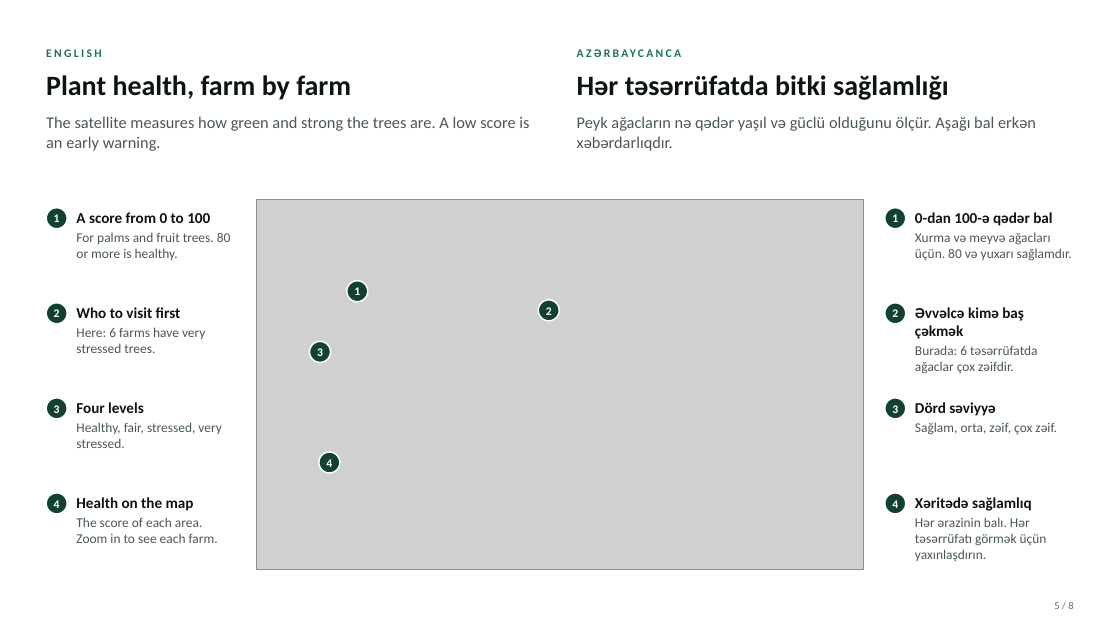
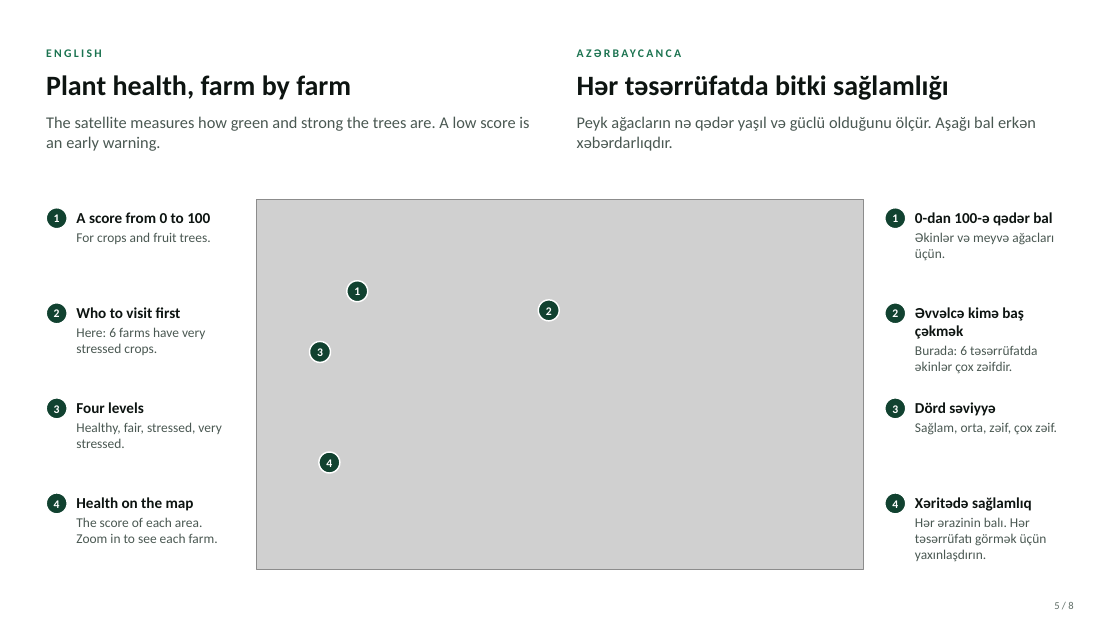
Before and after one commit to romainbigare/adafsa-mockup, a slide deck: slide 5 of docs/ADAFSA_Platform_Tour_EN_AZ.pptx. Drawn at 1120x630 pixels with LibreOffice and Linux fonts; fonts in the diff are those of the drawing; grey boxes stand for pictures. Boxes give left, top, right and bottom in pixels: in the first picture for what was removed or moved away, otherwise in the second. Text is boxed around its words. In the diff, an @@ line names an element or a change of style, - is before the commit and + after.

```diff
--- a/docs/ADAFSA_Platform_Tour_EN_AZ.pptx
+++ b/docs/ADAFSA_Platform_Tour_EN_AZ.pptx
@@ text at (x1=76, y1=232, x2=211, y2=244): text changed @@
-For palms and fruit trees. 80 or more is healthy.
+For crops and fruit trees.
@@ text at (x1=915, y1=232, x2=1054, y2=260): text changed @@
-Xurma və meyvə ağacları üçün. 80 və yuxarı sağlamdır.
+Əkinlər və meyvə ağacları üçün.
@@ text at (x1=76, y1=327, x2=205, y2=355): text changed @@
-Here: 6 farms have very stressed trees.
+Here: 6 farms have very stressed crops.
@@ text at (x1=915, y1=345, x2=1037, y2=374): text changed @@
-Burada: 6 təsərrüfatda ağaclar çox zəifdir.
+Burada: 6 təsərrüfatda əkinlər çox zəifdir.
```
Also in this commit, not shown: 5 other slides changed, 3 other files.
